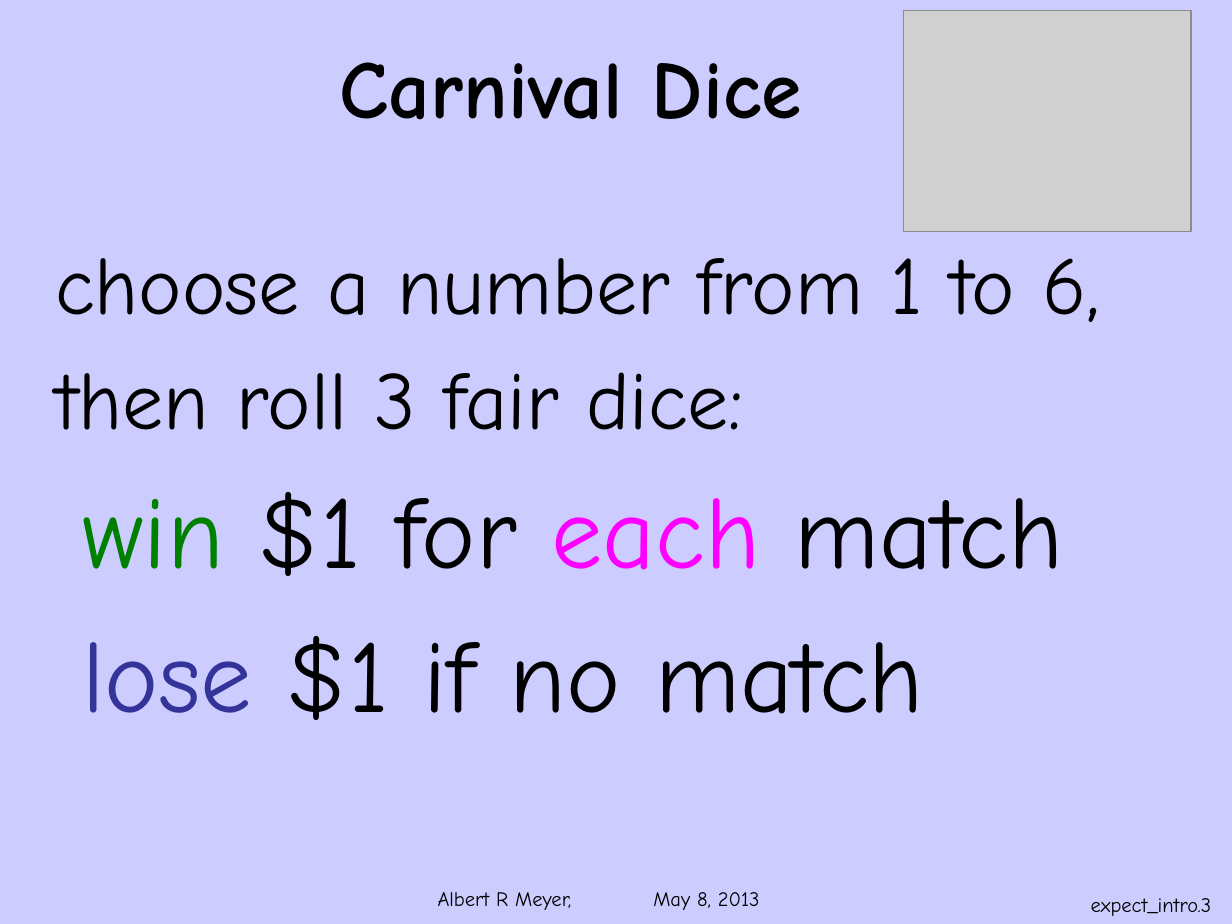
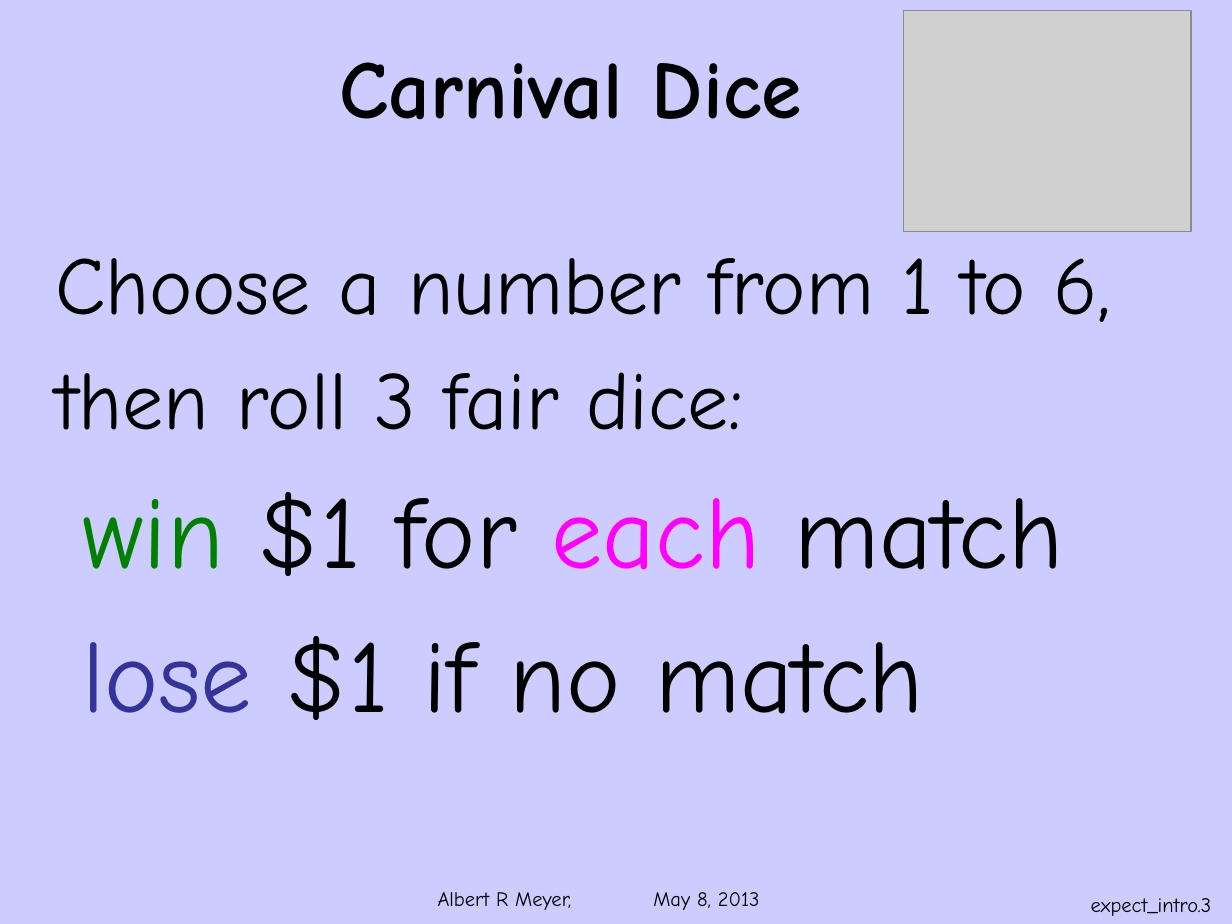
Before and after one commit to armeyer/mcs_web, a slide deck: slide 3 of spring13/slides13/ranvar-expect-intro.pptx. Drawn at 1232x924 pixels with LibreOffice and Linux fonts; fonts in the diff are those of the drawing; grey boxes stand for pictures; background and template pictures are left out. Boxes give left, top, right and bottom in pixels: in the first picture for what was removed or moved away, otherwise in the second. Text is boxed around its words. In the diff, an @@ line names an element or a change of style, - is before the commit and + after.

```diff
--- a/spring13/slides13/ranvar-expect-intro.pptx
+++ b/spring13/slides13/ranvar-expect-intro.pptx
@@ text at [55, 258, 1111, 322]: text changed @@
-choose a number from 1 to 6,
+Choose a number from 1 to 6,
```
Also in this commit, not shown: 3 other slides changed, 14 slides added, 2 slides removed.
